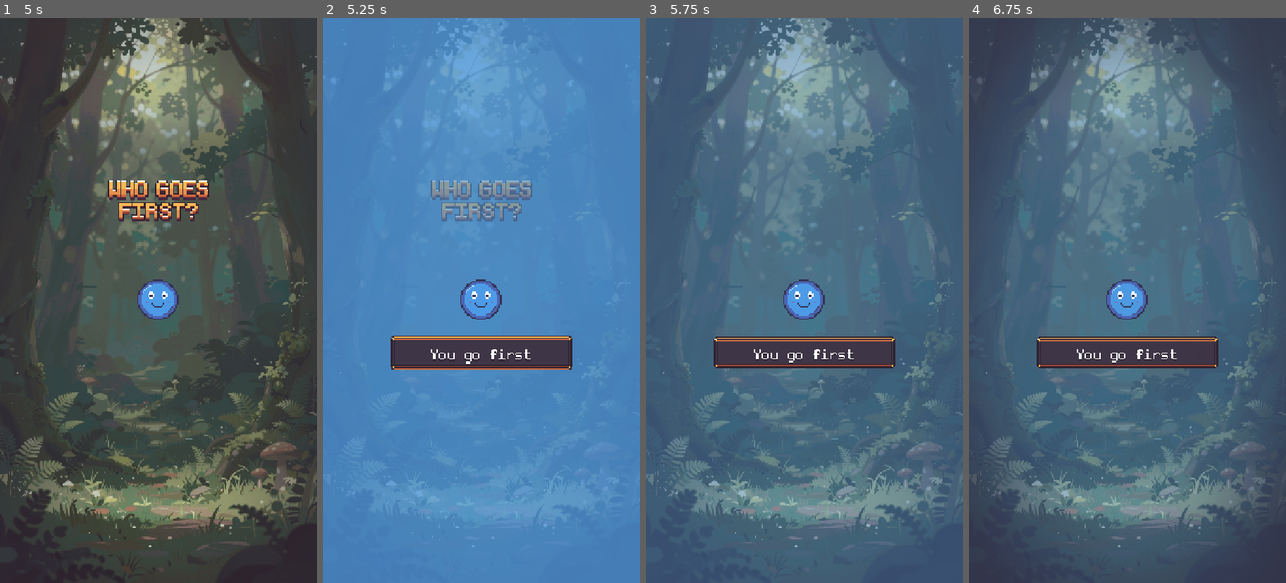
Above: before the commit, frames 1-4 (left to right).
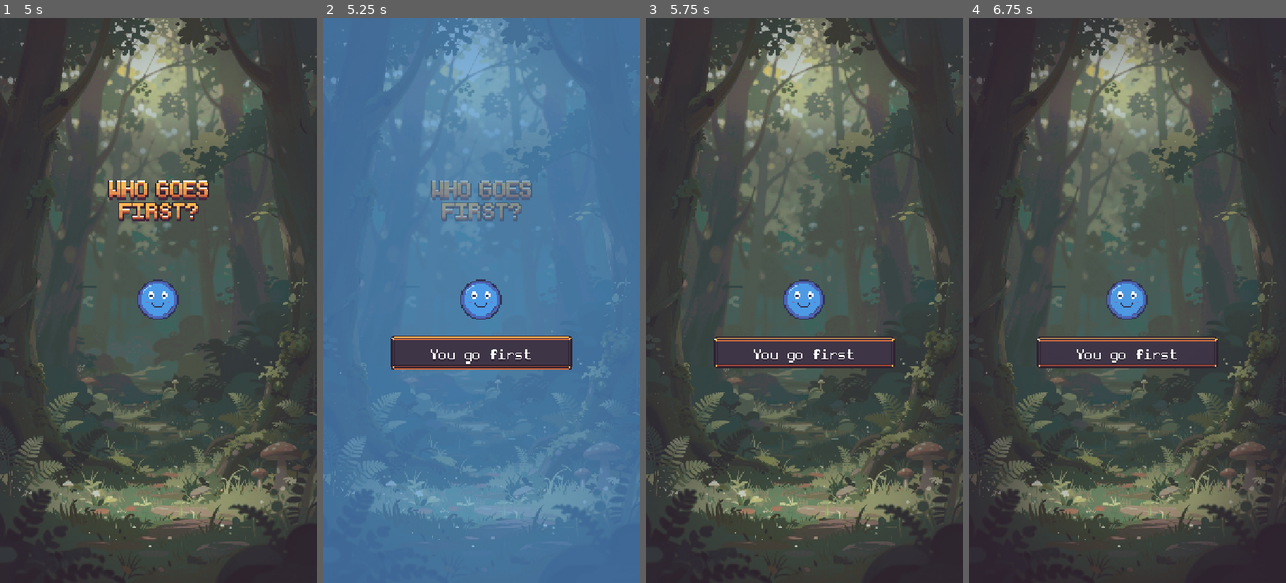
Above: after the commit, the same moments.

Repository: chumbb/four-in-a-rogue
Game: Godot game, scene res://scenes/app/boot.tscn
Same seed, same stepped clock (60 frames per second), same inputs: the game is played once before the commit and once after it.
Inputs (mouse positions are in pixels of both pictures, inside the frame that each line leads up to):
- Up to frame 1 (5 s): tap Enter (ui_accept) at 0.5, 0.77, 2.75, 4.52 s; move the mouse to (228, 272) at 0.52 s; click (228, 272) at 0.67 s; click "Skip" at 1.25 s; drag from (95, 328) to (142, 413) at 2.02 s; move the mouse to (190, 176) at 2.77 s; click (190, 176) at 2.92 s; drag from (142, 413) to (63, 215) at 3.52 s; move the mouse to (253, 385) at 4.27 s; click (253, 385) at 4.42 s
- Up to frame 2 (5.25 s): tap Enter (ui_accept) at 5 s; drag from (386, 215) to (433, 159) at 5.02 s
- Up to frame 3 (5.75 s): no input
- Up to frame 4 (6.75 s): move the mouse to (1143, 300) at 5.77 s; click (1143, 300) at 5.92 s; tap Enter (ui_accept) at 6.5 s; drag from (1079, 159) to (1064, 328) at 6.52 s

Frame 1 is identical in both runs. In frame 2, 81% of the frame differs, in the area x 0-100%, y 0-100%; in frame 3, 96%; in frame 4, 96%.

Commit message:
Coin flip: winner flash is momentary, no lingering red/blue tint
Co-Authored-By: Claude Opus 5.5 <noreply@anthropic.com>

Diff:
--- a/scripts/ui/coin_flip.gd
+++ b/scripts/ui/coin_flip.gd
@@ -4,7 +4,7 @@
 ## screen centre. Swipe up anywhere to toss it (starting on the coin = a
 ## stronger toss); a tap is a gentle toss. 50/50; the landed colour goes first
 ## (blue = player). A stronger toss only adds spins and arc within the same
-## TOSS_SEC. Then: rest, a flash in the winner's colour + "goes first" banner,
+## TOSS_SEC. Then: rest, a momentary flash in the winner's colour + "goes first" banner,
 ## and the board fades in over the forest. "Who goes first?" heads the screen
 ## in the logo's gold letters and an arrow under the coin loops a swipe-up hint
 ## (no prompt text; Sean 2026-11-21). Release → board ~3.7 s
@@ -53,7 +53,9 @@
 const COLOR_PLAYER := Color("4d9be6") ## Resurrect 64 blue
 const COLOR_OPPONENT := Color("e83b3b") ## Resurrect 64 red
 const FLASH_PEAK := 0.8
-const FLASH_HOLD := 0.35
+## Momentary: up, then fully gone (Sean 2026-11-21; was a 0.35 tint held to the fade).
+const FLASH_IN_SEC := 0.06
+const FLASH_OUT_SEC := 0.25
 
 var rng := RandomNumberGenerator.new()
 ## Set by toss(): true = blue face up = player goes first.
@@ -263,8 +265,8 @@
 	var colour := COLOR_PLAYER if player_first else COLOR_OPPONENT
 	_flash.color = Color(colour, 0.0)
 	var flash := create_tween()
-	flash.tween_property(_flash, "color:a", FLASH_PEAK, 0.08)
-	flash.tween_property(_flash, "color:a", FLASH_HOLD, 0.4)
+	flash.tween_property(_flash, "color:a", FLASH_PEAK, FLASH_IN_SEC)
+	flash.tween_property(_flash, "color:a", 0.0, FLASH_OUT_SEC)
 	_banner_label.text = "You go first" if player_first else "Opponent goes first"
 	create_tween().tween_property(_heading, "modulate:a", 0.0, 0.2) # answered by the banner
 	_banner.self_modulate = Color.WHITE
Not shown, changed: CLAUDE.md
